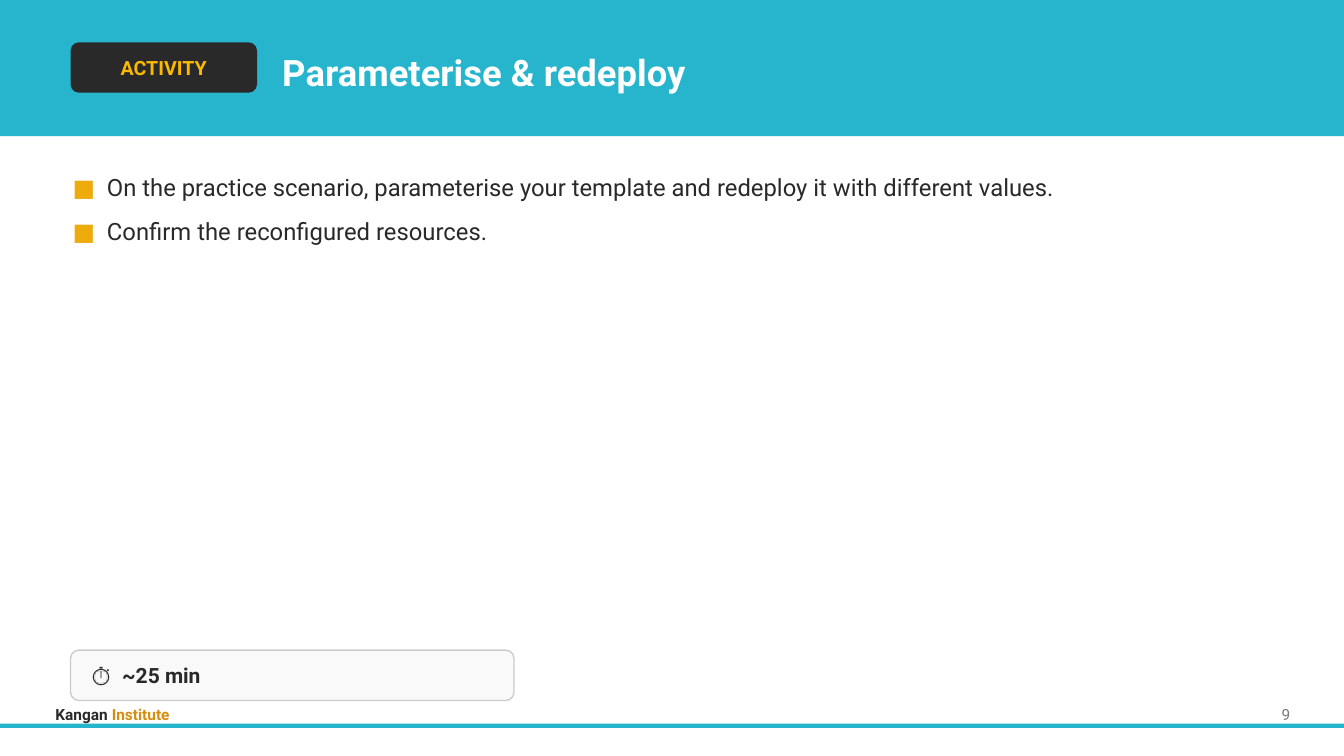
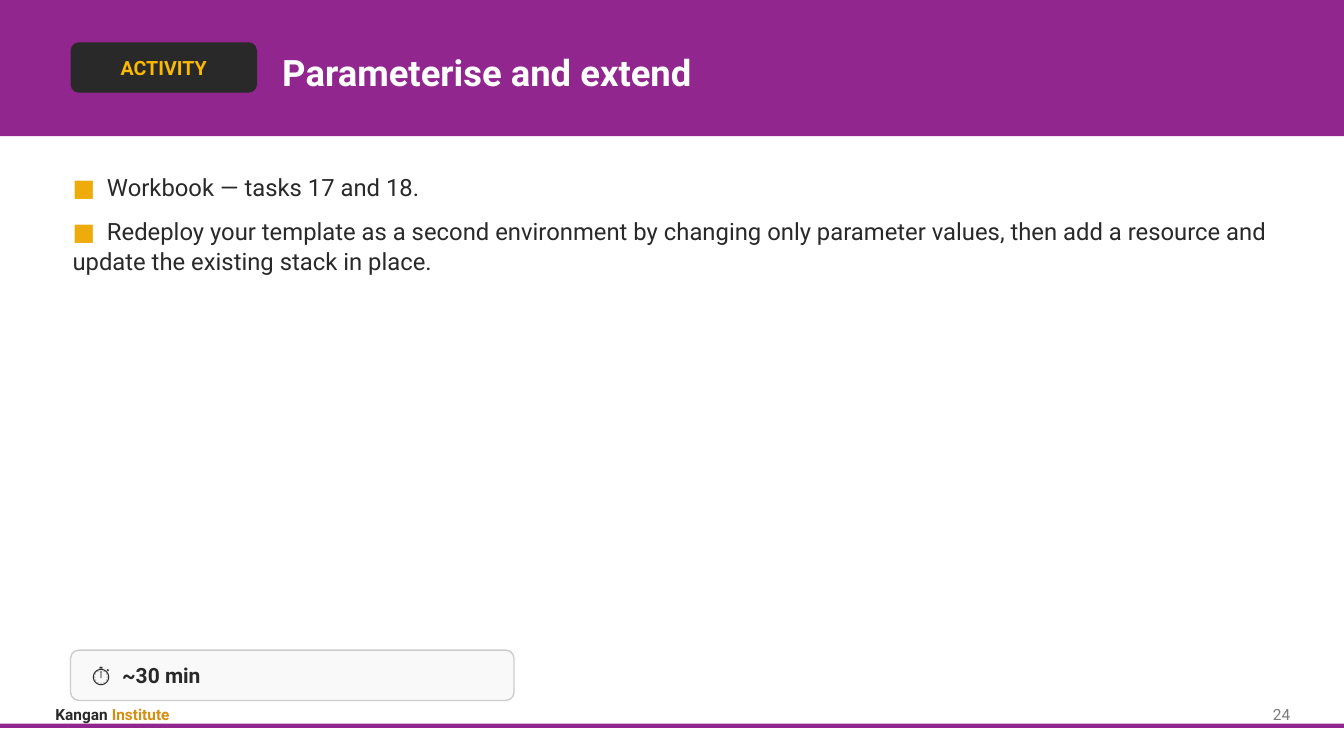
Before and after one commit to Digital-Initiatives-Kangan-Institute/diploma-cloud-cyber-content-s1, a slide deck: slide 30 of S1-CL2-Cloud-Disaster-Recovery/delivery/topic_07/Topic_07_Slides.pptx (slide 12 before the commit). Drawn at 1344x756 pixels with LibreOffice and Linux fonts; fonts in the diff are those of the drawing. Boxes give left, top, right and bottom in pixels: in the first picture for what was removed or moved away, otherwise in the second. Text is boxed around its words. In the diff, an @@ line names an element or a change of style, - is before the commit and + after.

```diff
--- a/S1-CL2-Cloud-Disaster-Recovery/delivery/topic_07/Topic_07_Slides.pptx
+++ b/S1-CL2-Cloud-Disaster-Recovery/delivery/topic_07/Topic_07_Slides.pptx
@@ rectangle at (0, 0, 1344, 136): fill #27B5CE to #92268F @@
@@ text at (282, 58, 691, 87): text changed @@
-Parameterise & redeploy
+Parameterise and extend
@@ text at (73, 178, 1266, 275): text changed @@
-■ On the practice scenario, parameterise your template and redeploy it with different values.
-■ Confirm the reconfigured resources.
+■ Workbook — tasks 17 and 18.
+■ Redeploy your template as a second environment by changing only parameter values, then add a resource and update the existing stack in place.
@@ text at (122, 667, 200, 683): text changed @@
-⏱ ~25 min
+⏱ ~30 min
@@ text at (1273, 709, 1290, 725): text changed @@
-9
+24
@@ rectangle at (0, 724, 1344, 728): fill #27B5CE to #92268F @@
```
Also in this commit, not shown: 14 other slides changed, 17 slides added, 2 slides removed, 36 other files.
